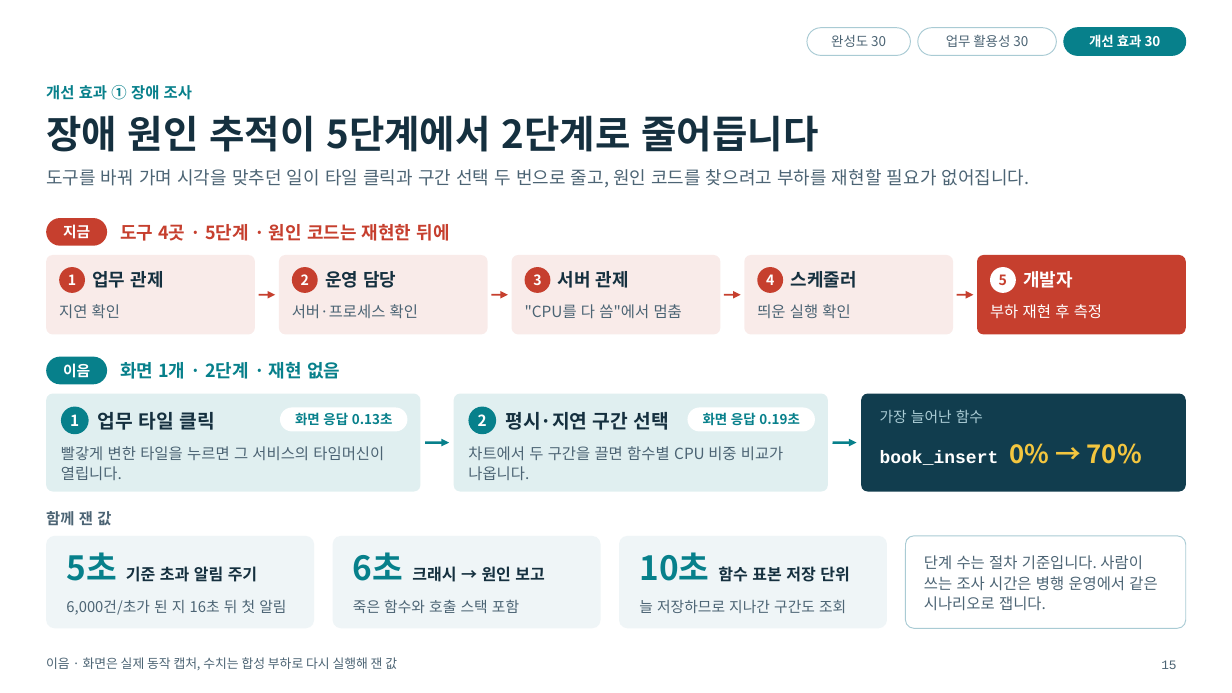
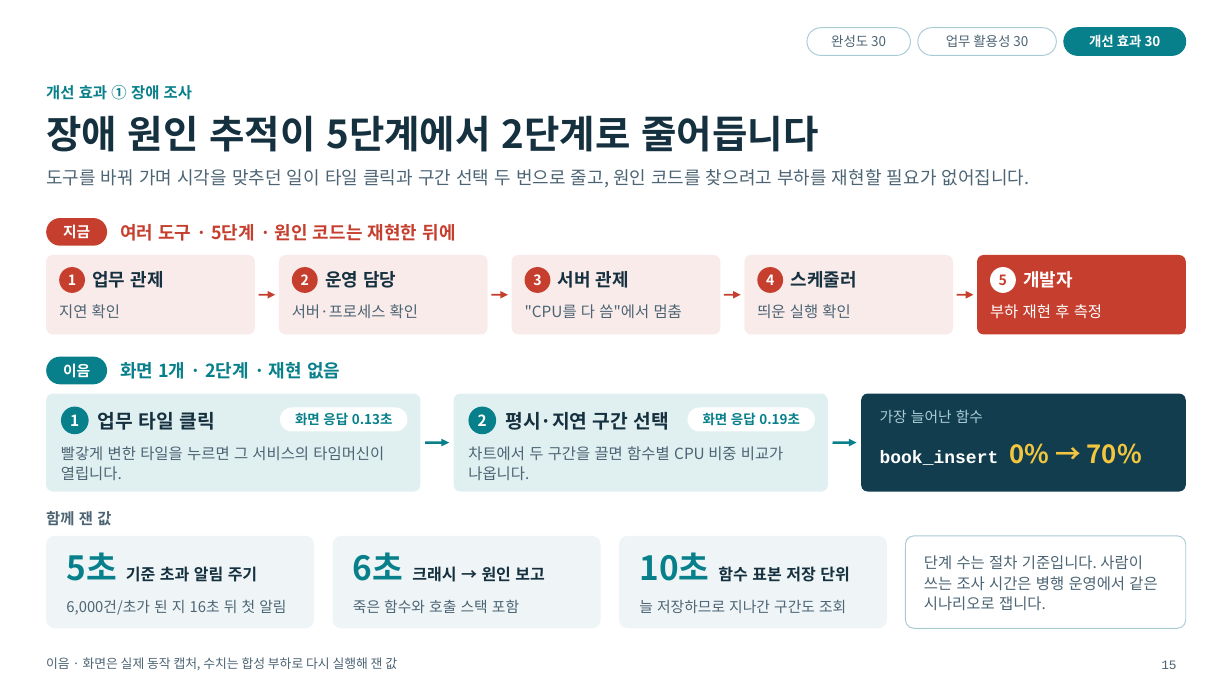
Before and after one commit to bulletgirls/contune, a slide deck: slide 15 of docs/submission/eum-presentation.pptx. Drawn at 1232x693 pixels with LibreOffice and Linux fonts; fonts in the diff are those of the drawing; background and template pictures are left out. Boxes give left, top, right and bottom in pixels: in the first picture for what was removed or moved away, otherwise in the second. Text is boxed around its words. In the diff, an @@ line names an element or a change of style, - is before the commit and + after.

```diff
--- a/docs/submission/eum-presentation.pptx
+++ b/docs/submission/eum-presentation.pptx
@@ text at <box>120,224,456,241</box>: text changed @@
-도구 4곳 · 5단계 · 원인 코드는 재현한 뒤에
+여러 도구 · 5단계 · 원인 코드는 재현한 뒤에
```
Also in this commit, not shown: 13 other slides changed, 8 other files.
